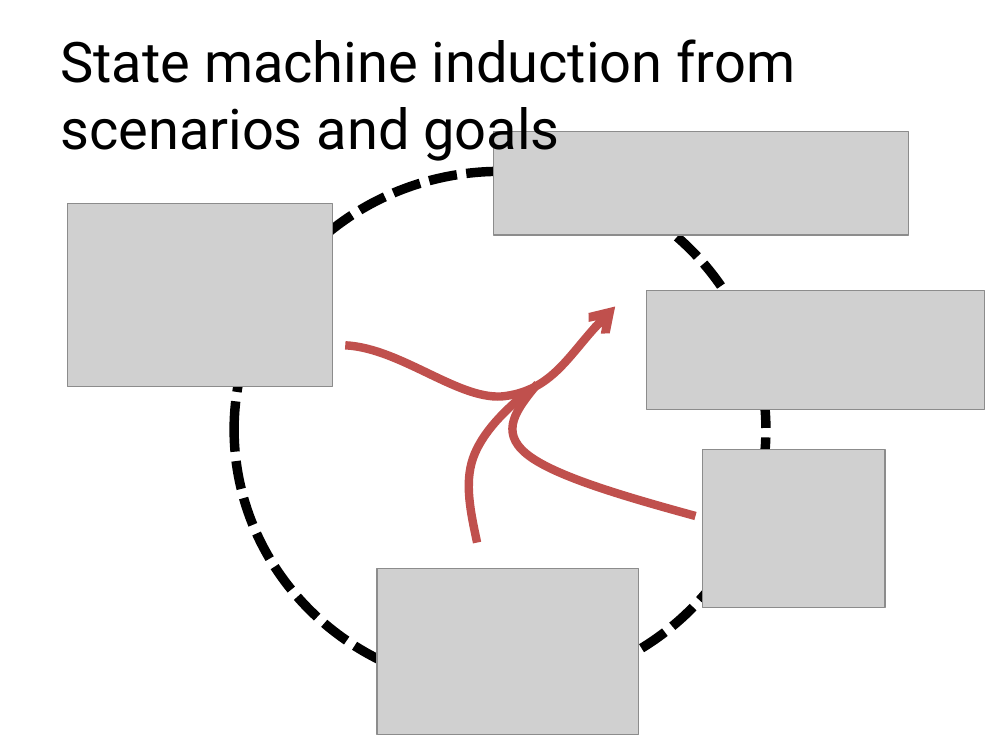
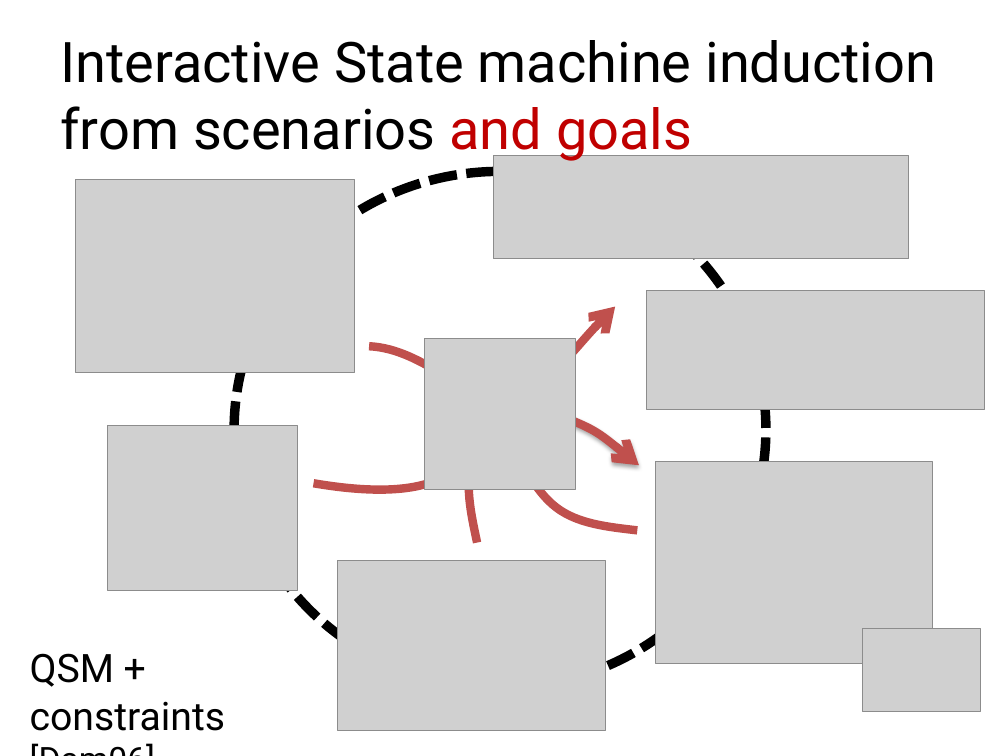
Before and after one commit to blambeau/phd, a slide deck: slide 38 of public-defense/slides.pptx (slide 36 before the commit). Drawn at 1008x756 pixels with LibreOffice and Linux fonts; fonts in the diff are those of the drawing; grey boxes stand for pictures. Boxes give left, top, right and bottom in pixels: in the first picture for what was removed or moved away, otherwise in the second. Text is boxed around its words. In the diff, an @@ line names an element or a change of style, - is before the commit and + after.

```diff
--- a/public-defense/slides.pptx
+++ b/public-defense/slides.pptx
@@ title at bbox=[60, 40, 936, 163]: text changed @@
-State machine induction from scenarios and goals
+Interactive State machine induction from scenarios and goals
@@ picture: place and size @@
-picture at bbox=[68, 204, 333, 387]
+picture at bbox=[76, 179, 355, 372]
@@ picture: place and size @@
-picture at bbox=[493, 132, 908, 235]
+picture at bbox=[493, 156, 908, 259]
@@ freeform shape: place and size @@
-freeform shape at bbox=[346, 306, 616, 402]
+freeform shape at bbox=[369, 306, 615, 402]
@@ freeform shape added at bbox=[314, 339, 520, 553], outline #C0504D 6 pt @@
@@ picture added at bbox=[424, 339, 576, 490] @@
@@ freeform shape added at bbox=[507, 410, 639, 466], outline #C0504D 6 pt @@
@@ picture: place and size @@
-picture at bbox=[703, 450, 885, 608]
+picture at bbox=[107, 425, 297, 590]
@@ freeform shape at bbox=[489, 433, 654, 542]: rotation 0 to 288 degrees; outline redrawn @@
@@ picture added at bbox=[656, 462, 932, 663] @@
@@ picture: place and size @@
-picture at bbox=[377, 569, 639, 735]
+picture at bbox=[338, 560, 606, 730]
@@ picture added at bbox=[862, 628, 980, 711] @@
@@ text added at bbox=[30, 653, 225, 731], 28 pt, text #000000 @@
+QSM + constraints
+[Dam06]
```
Also in this commit, not shown: 3 other slides changed, 1 slide added.
